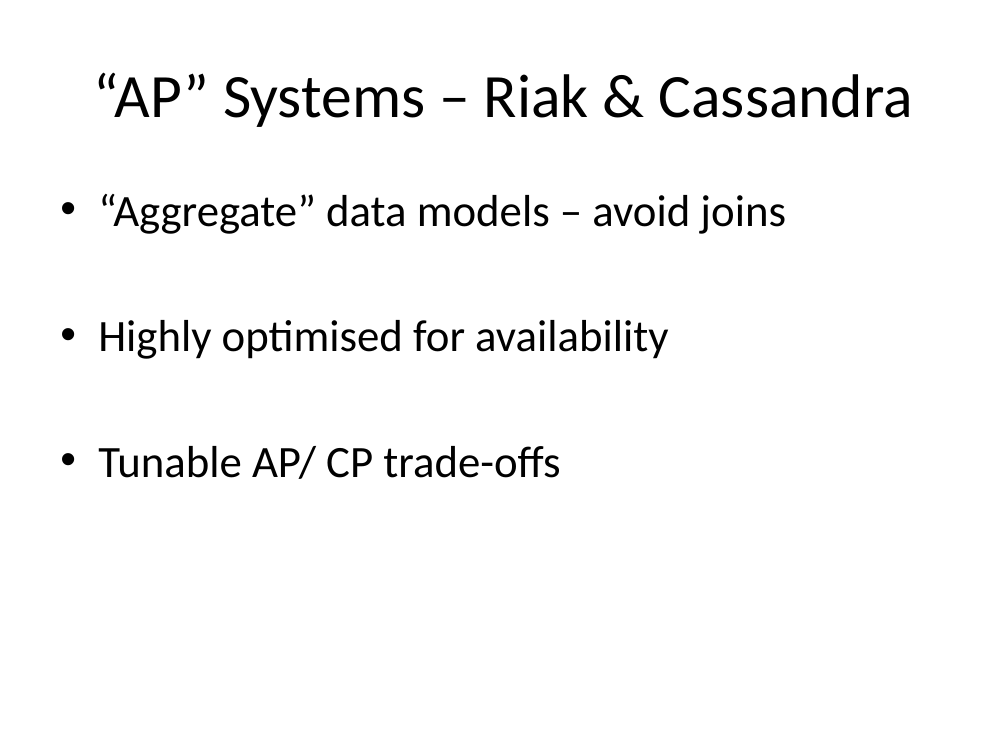
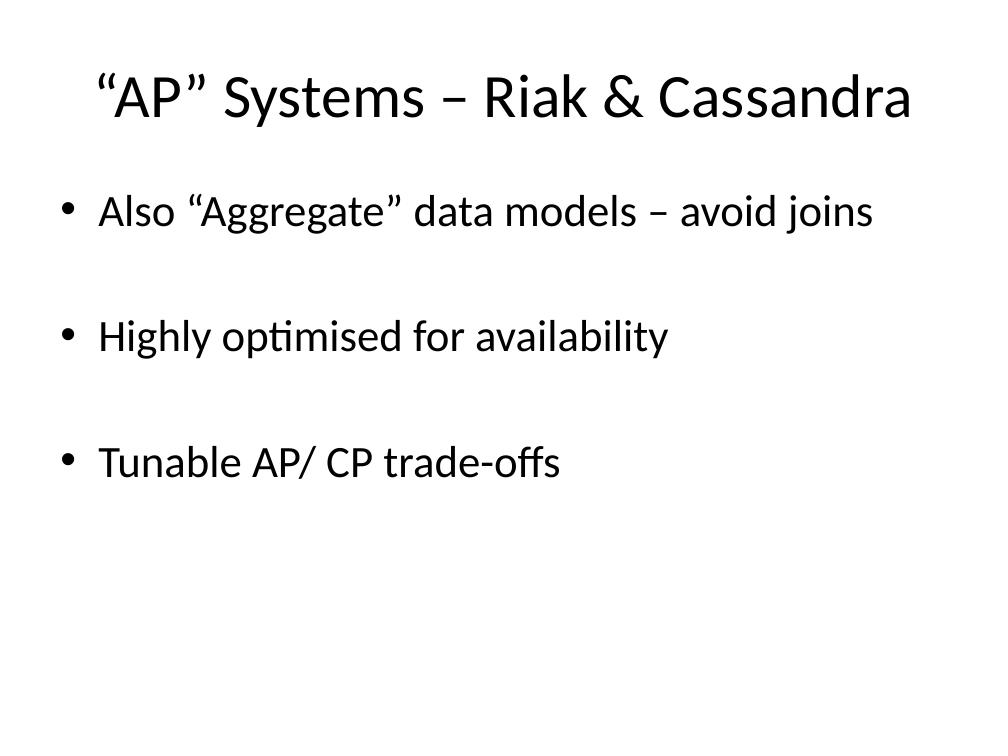
Before and after one commit to alexdgarland/database-demos, a slide deck: slide 34 of Slides/Not Only SQL - Picking A Database for DotNET.pptx (slide 33 before the commit). Drawn at 1008x756 pixels with LibreOffice and Linux fonts; fonts in the diff are those of the drawing. Boxes give left, top, right and bottom in pixels: in the first picture for what was removed or moved away, otherwise in the second. Text is boxed around its words. In the diff, an @@ line names an element or a change of style, - is before the commit and + after.

```diff
--- a/Slides/Not Only SQL - Picking A Database for DotNET.pptx
+++ b/Slides/Not Only SQL - Picking A Database for DotNET.pptx
@@ text at <box>98,194,874,234</box>: text changed @@
-• “Aggregate” data models – avoid joins
+• Also “Aggregate” data models – avoid joins
```
Also in this commit, not shown: 14 other slides changed, 1 slide added.
